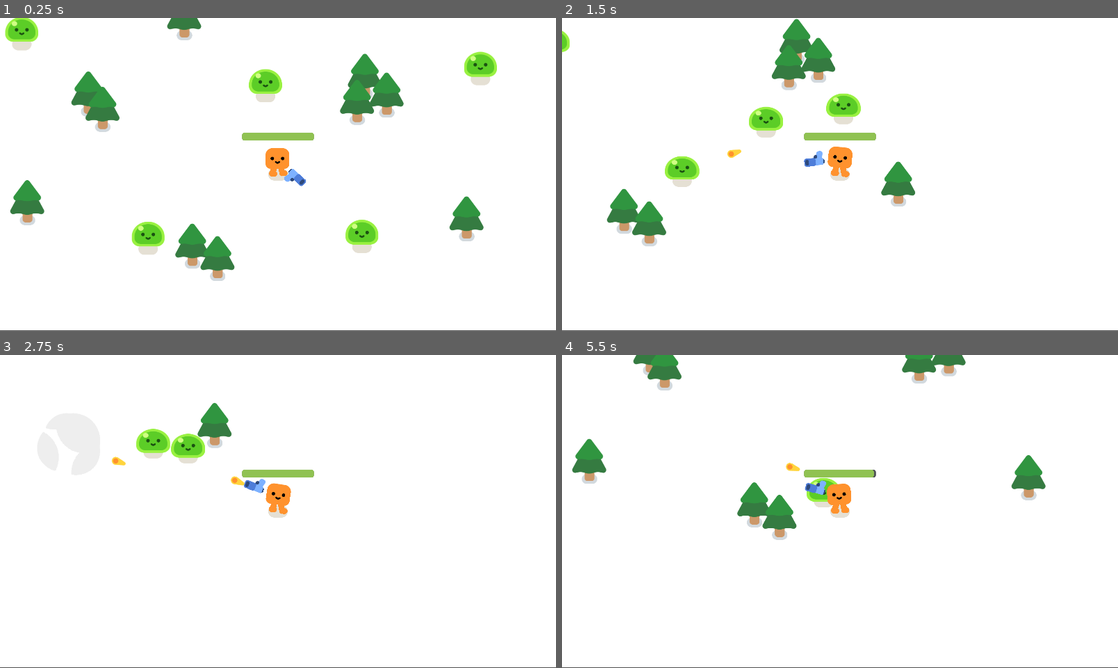
Above: before the commit, frames 1-4 (two rows, left to right).
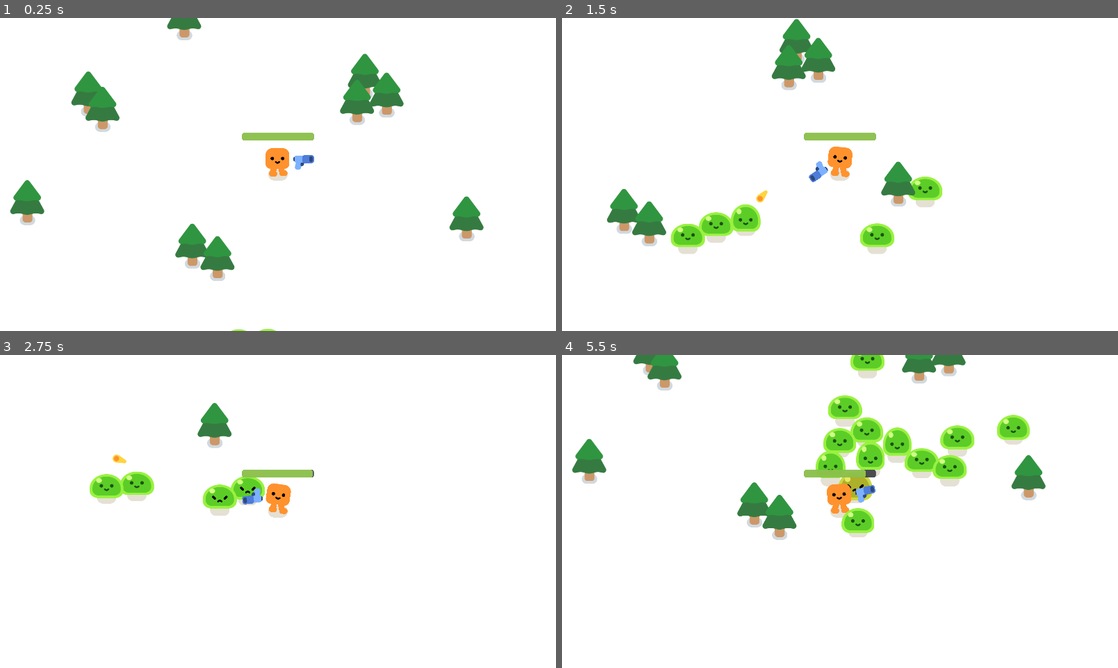
Above: after the commit, the same moments.

Repository: hanazzz/vampire-survivor-style-game
Game: Godot game, scene res://survivor_game.tscn
Two runs of this game, one before a commit and one after it. Both use one fixed random seed, a clock stepped at 60 frames per second and the inputs below.
Inputs:
- Up to frame 1 (0.25 s): no input
- Up to frame 2 (1.5 s): hold D (move_right) 0.53-1.28 s; hold S (move_down) from 1.28 s (still down)
- Up to frame 3 (2.75 s): release S (move_down) at 2.03 s; hold D (move_right) from 2.03 s (still down)
- Up to frame 4 (5.5 s): release D (move_right) at 2.78 s; hold W (move_up) 2.78-3.53 s; hold A (move_left) 3.53-5.03 s; hold S (move_down) from 5.03 s (still down)

The runs differ from the first frame. In frame 1, 2.9% of the frame differs, in the area x 0-100%, y 0-100%; in frame 2, 4.3%; in frame 3, 3.0%; in frame 4, 6.1%.

Commit message:
Add mob random spawning

Diff:
--- a/gun.tscn
+++ b/gun.tscn
@@ -4,14 +4,14 @@
 [ext_resource type="Texture2D" uid="uid://cswb5do8rrj7q" path="res://pistol/pistol.png" id="1_vk1bi"]
 
 [sub_resource type="CircleShape2D" id="CircleShape2D_dk5gl"]
-radius = 626.0
+radius = 519.75476
 
 [node name="Gun" type="Area2D"]
 collision_layer = 0
 collision_mask = 2
 script = ExtResource("1_dk5gl")
 
-[node name="CollisionShape2D" type="CollisionShape2D" parent="."]
+[node name="EnemyDetectionArea" type="CollisionShape2D" parent="."]
 shape = SubResource("CircleShape2D_dk5gl")
 
 [node name="WeaponPivot" type="Marker2D" parent="."]
--- /dev/null
+++ b/survivor_game.gd
@@ -0,0 +1,25 @@
+extends Node2D
+
+
+func _ready() -> void:
+	spawn_mob()
+	spawn_mob()
+	spawn_mob()
+	spawn_mob()
+	spawn_mob()
+
+
+# Spawn mob at random location
+func spawn_mob():
+	#const MOB = preload("res://mob.tscn")
+	# Create new mob node
+	var new_mob = preload("res://mob.tscn").instantiate()
+	# Get random location for new mob
+	%PathFollow2D.progress_ratio = randf()
+	new_mob.global_position = %PathFollow2D.global_position
+	# Add mob node as child of Game node
+	add_child(new_mob)
+
+
+func _on_timer_timeout() -> void:
+	spawn_mob()
--- a/survivor_game.tscn
+++ b/survivor_game.tscn
@@ -1,11 +1,18 @@
-[gd_scene load_steps=4 format=3 uid="uid://bvp0oy6d34s7n"]
+[gd_scene load_steps=5 format=3 uid="uid://bvp0oy6d34s7n"]
 
+[ext_resource type="Script" uid="uid://oj7hj4kgw31t" path="res://survivor_game.gd" id="1_5mrb7"]
 [ext_resource type="PackedScene" uid="uid://c1sx7bic4uhdj" path="res://player.tscn" id="1_wkcnj"]
 [ext_resource type="PackedScene" uid="uid://dq3r015sr1uql" path="res://pine_tree.tscn" id="2_8id3q"]
-[ext_resource type="PackedScene" uid="uid://y38gte5o0xf8" path="res://mob.tscn" id="2_kbdm8"]
+
+[sub_resource type="Curve2D" id="Curve2D_kbdm8"]
+_data = {
+"points": PackedVector2Array(0, 0, 0, 0, -136, -168, 0, 0, 0, 0, 2168, -168, 0, 0, 0, 0, 2176, 1240, 0, 0, 0, 0, -152, 1240, 0, 0, 0, 0, -152, -168, 0, 0, 0, 0, -136, -168)
+}
+point_count = 6
 
 [node name="Game" type="Node2D"]
 y_sort_enabled = true
+script = ExtResource("1_5mrb7")
 
 [node name="CanvasLayer" type="CanvasLayer" parent="."]
 layer = -1
@@ -13,24 +20,18 @@
 [node name="ColorRect" type="ColorRect" parent="CanvasLayer"]
 offset_right = 1923.0
 offset_bottom = 1077.0
+scale = Vector2(1.0230311, 1.0170237)
 
 [node name="Player" parent="." instance=ExtResource("1_wkcnj")]
 position = Vector2(1008, 563)
 
-[node name="Mob" parent="." instance=ExtResource("2_kbdm8")]
-position = Vector2(57, 54)
+[node name="Path2D" type="Path2D" parent="Player"]
+position = Vector2(-1008, -563)
+curve = SubResource("Curve2D_kbdm8")
 
-[node name="Mob2" parent="." instance=ExtResource("2_kbdm8")]
-position = Vector2(1774, 176)
-
-[node name="Mob3" parent="." instance=ExtResource("2_kbdm8")]
-position = Vector2(1357, 835)
-
-[node name="Mob4" parent="." instance=ExtResource("2_kbdm8")]
-position = Vector2(493, 830)
-
-[node name="Mob5" parent="." instance=ExtResource("2_kbdm8")]
-position = Vector2(954, 195)
+[node name="PathFollow2D" type="PathFollow2D" parent="Player/Path2D"]
+unique_name_in_owner = true
+position = Vector2(-136, -168)
 
 [node name="PineTree" parent="." instance=ExtResource("2_8id3q")]
 position = Vector2(353, 338)
@@ -61,3 +62,9 @@
 
 [node name="PineTree10" parent="." instance=ExtResource("2_8id3q")]
 position = Vector2(799, 906)
+
+[node name="Timer" type="Timer" parent="."]
+wait_time = 0.3
+autostart = true
+
+[connection signal="timeout" from="Timer" to="." method="_on_timer_timeout"]
Not shown, added: survivor_game.gd.uid
